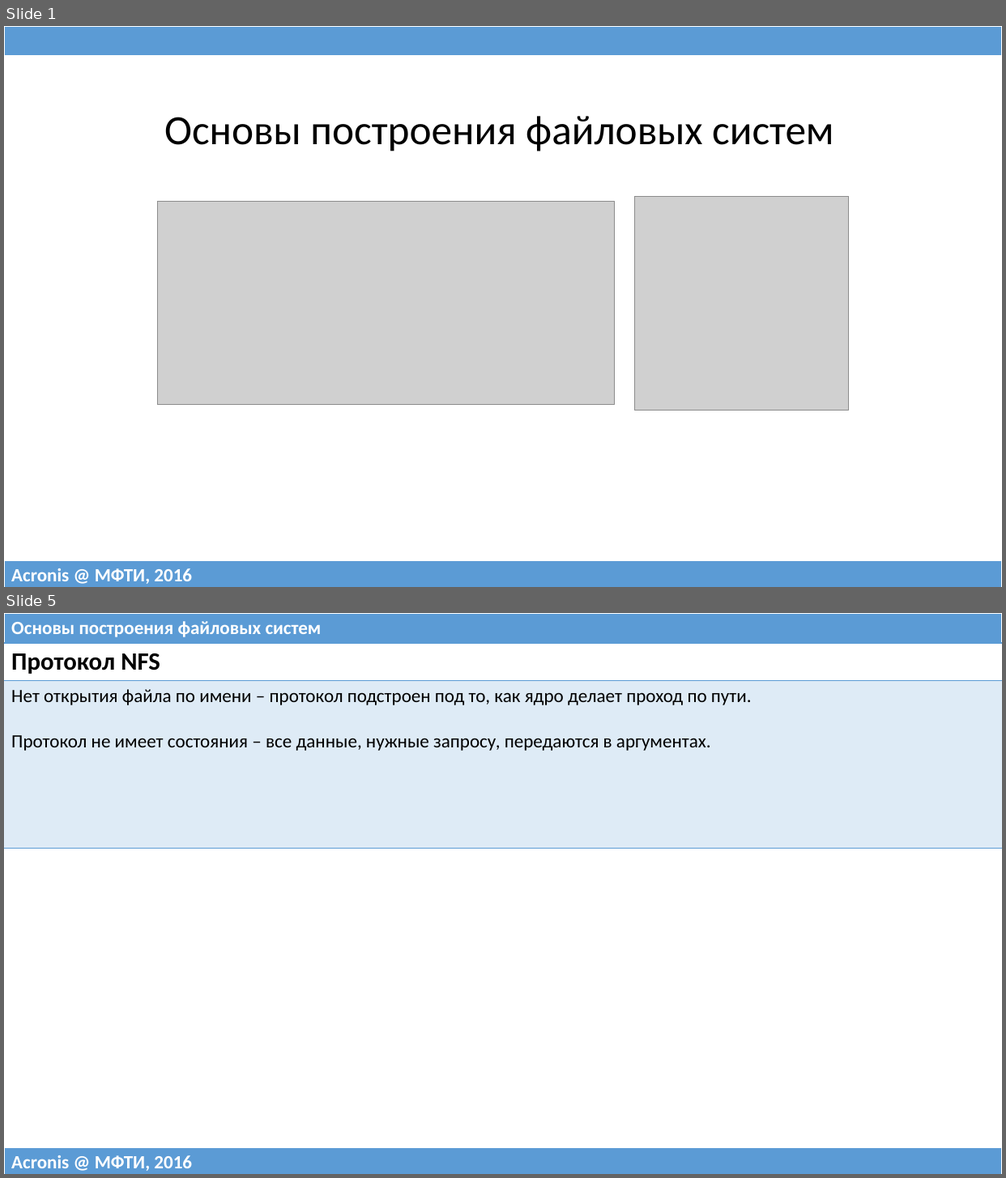
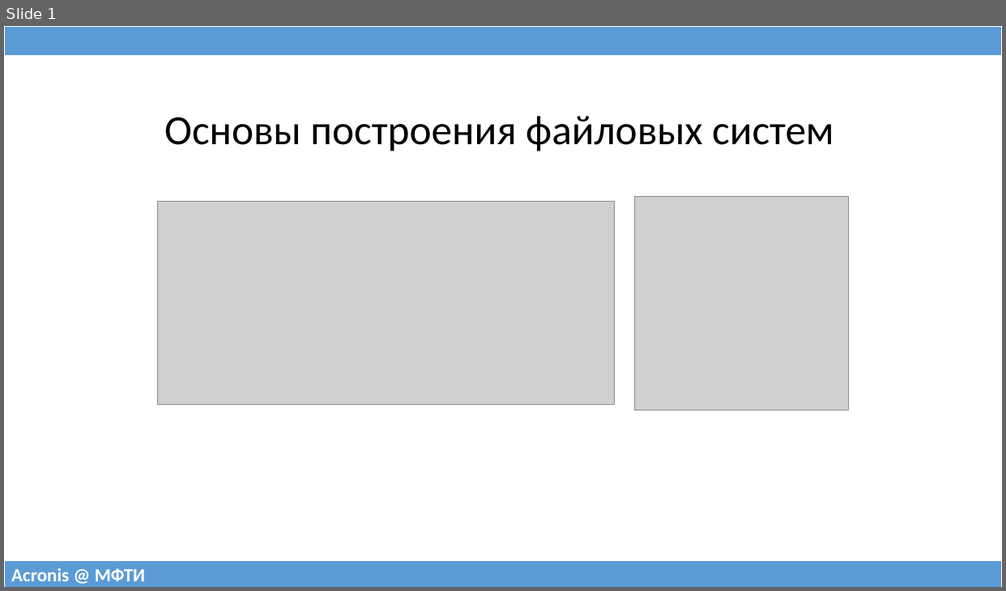
Before and after one commit to 75cc8545e7b021ed280ed0ef99fc7fc4/filesystems-101, a slide deck: talks/src/class10.pptx. Shown one above the other, each under a label of ours: slides 1 and 5 before the commit, slide 1 after it; the slides between them are not shown. The pictures are 1006x1178 and 1006x591 pixels, drawn with LibreOffice and Linux fonts; fonts in the diff are those of the drawing; grey boxes stand for pictures. Boxes give left, top, right and bottom in pixels: in the first picture for what was removed or moved away, otherwise in the second. Text is boxed around its words. In the diff, an @@ line names an element or a change of style, - is before the commit and + after.

```diff
--- a/talks/src/class10.pptx
+++ b/talks/src/class10.pptx
@@ slide 5 removed at bbox=[4, 613, 1002, 1174], background #FFFFFF @@
@@ table removed at bbox=[4, 613, 1002, 643], 1 rows, 1 columns @@
-Основы построения файловых систем
@@ table removed at bbox=[4, 643, 1002, 845], 2 rows, 1 columns @@
-Протокол NFS
-Нет открытия файла по имени – протокол подстроен под то, как ядро делает проход по пути. / Протокол не имеет состояния – все данные, нужные запросу, передаются в аргументах.
@@ table removed at bbox=[4, 1148, 1002, 1174], 1 rows, 1 columns @@
-Acronis @ МФТИ, 2016
@@ slide 1 changed as well @@
@@ table at bbox=[4, 561, 1002, 587] @@
-row 1, column 1: Acronis @ МФТИ, 2016
+row 1, column 1: Acronis @ МФТИ
```
Also in this commit, not shown: 2 other slides changed, 31 slides added, 12 other slides removed, 1 other file.
